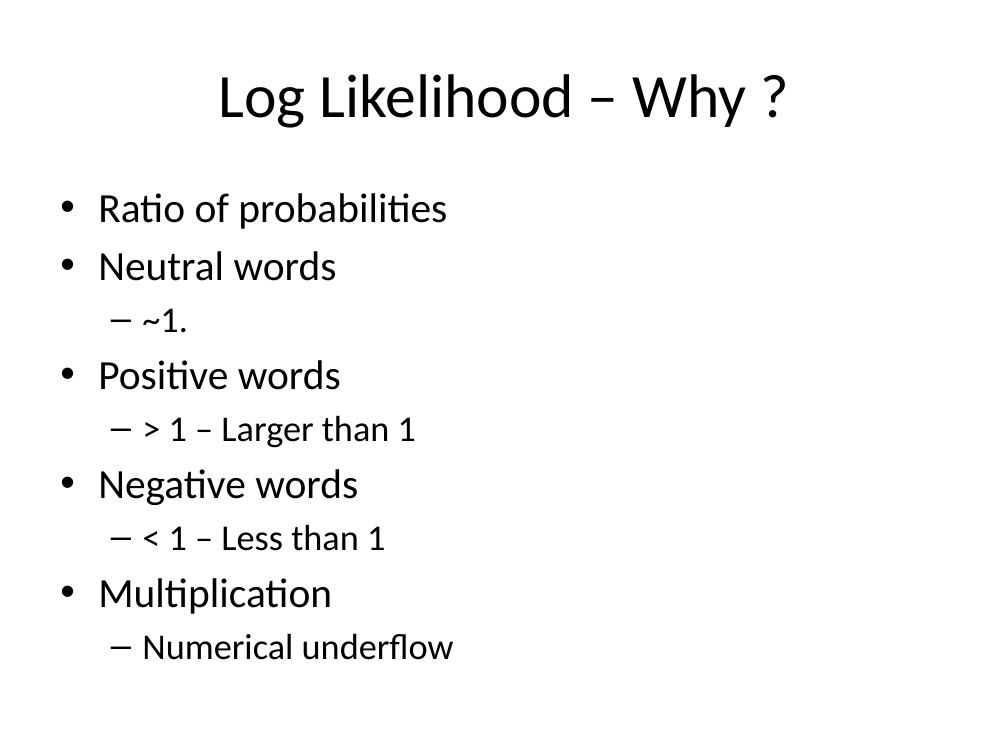
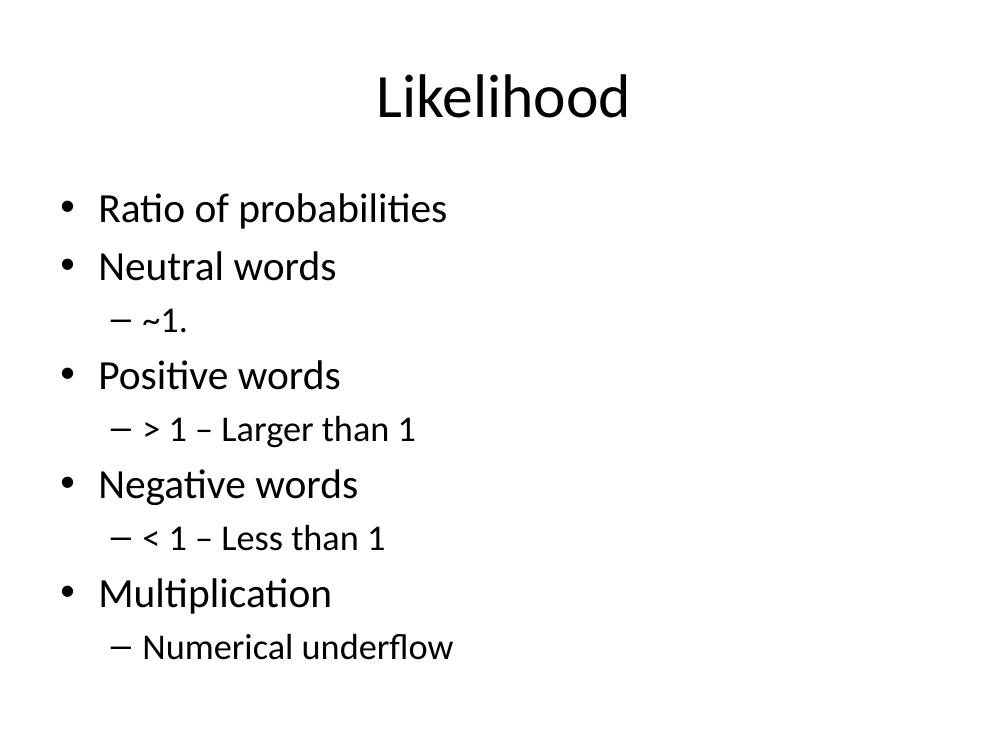
Before and after one commit to look4pritam/ArtificialIntelligence, a slide deck: slide 21 of MachineLearning/NaiveBayes/NaiveBayes.pptx. Drawn at 1008x756 pixels with LibreOffice and Linux fonts; fonts in the diff are those of the drawing. Boxes give left, top, right and bottom in pixels: in the first picture for what was removed or moved away, otherwise in the second. Text is boxed around its words. In the diff, an @@ line names an element or a change of style, - is before the commit and + after.

```diff
--- a/MachineLearning/NaiveBayes/NaiveBayes.pptx
+++ b/MachineLearning/NaiveBayes/NaiveBayes.pptx
@@ title at (377, 74, 631, 118): text changed @@
-Log Likelihood – Why ?
+Likelihood
```
Also in this commit, not shown: 1 other slide changed, 1 other file.
